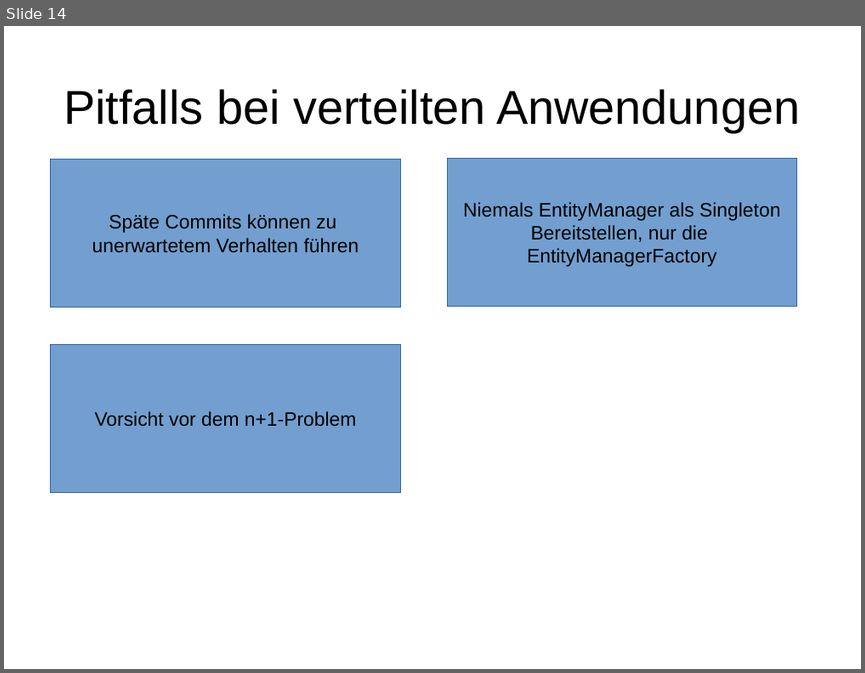
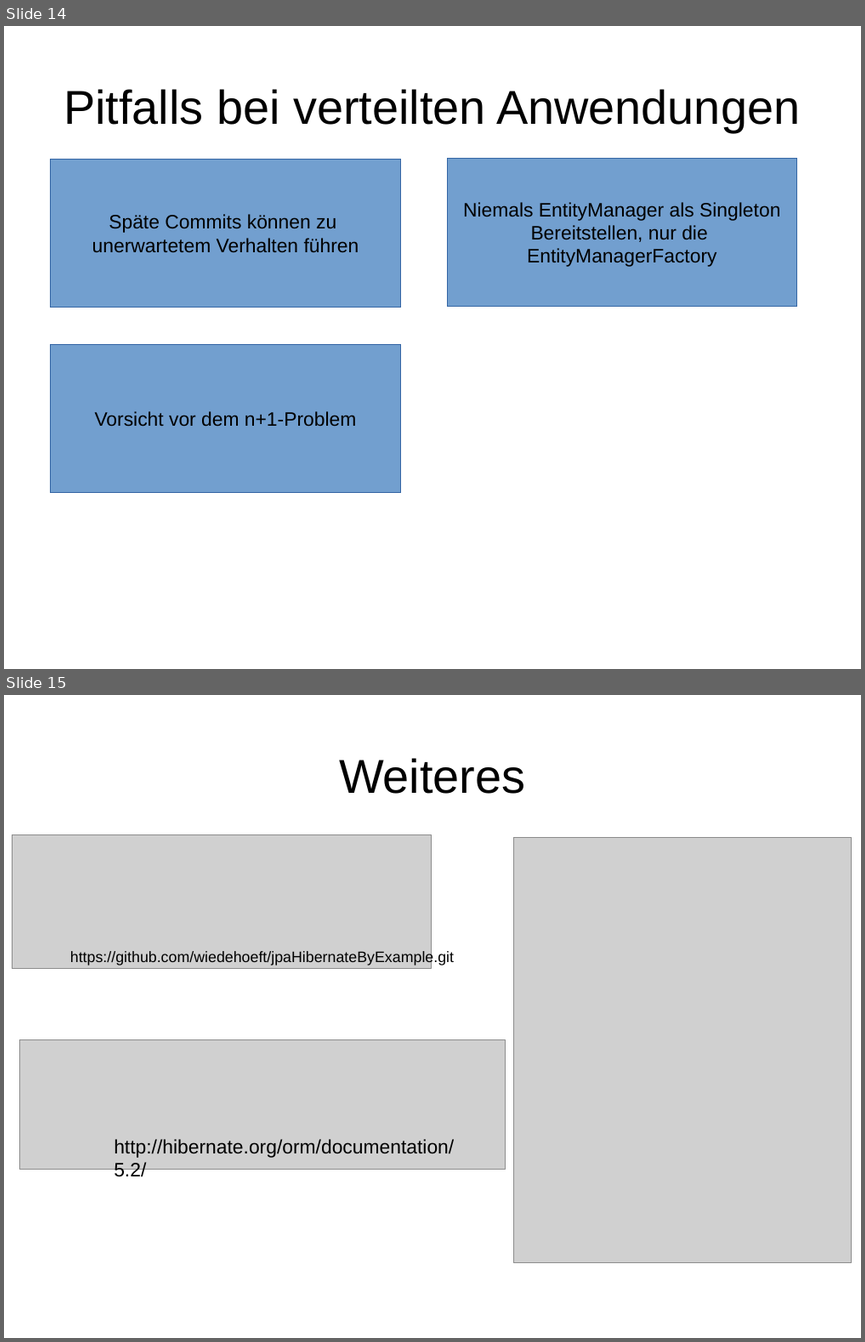
Before and after one commit to wiedehoeft/jpaHibernateByExample, a slide deck: JPA.odp. Shown one above the other, each under a label of ours: slide 14 before the commit, slides 14 and 15 after it. The pictures are 865x673 and 865x1342 pixels, drawn with LibreOffice and Linux fonts; fonts in the diff are those of the drawing; grey boxes stand for pictures. Boxes give left, top, right and bottom in pixels: in the first picture for what was removed or moved away, otherwise in the second. Text is boxed around its words. In the diff, an @@ line names an element or a change of style, - is before the commit and + after.

Commit message:
Add last slide with further information

```diff
--- a/JPA.odp
+++ b/JPA.odp
@@ slide 15 added at (4, 695, 861, 1338), background #FFFFFF @@
@@ title added at (339, 758, 525, 794), 44 pt, text #000000 @@
+Weiteres
@@ picture added at (12, 835, 432, 969) @@
@@ picture added at (513, 837, 851, 1263) @@
@@ text added at (70, 951, 454, 966), 14 pt, text #000000 @@
+https://github.com/wiedehoeft/jpaHibernateByExample.git
@@ picture added at (19, 1039, 506, 1169) @@
@@ text added at (114, 1139, 454, 1181), 18 pt, text #000000 @@
+http://hibernate.org/orm/documentation/5.2/
```
